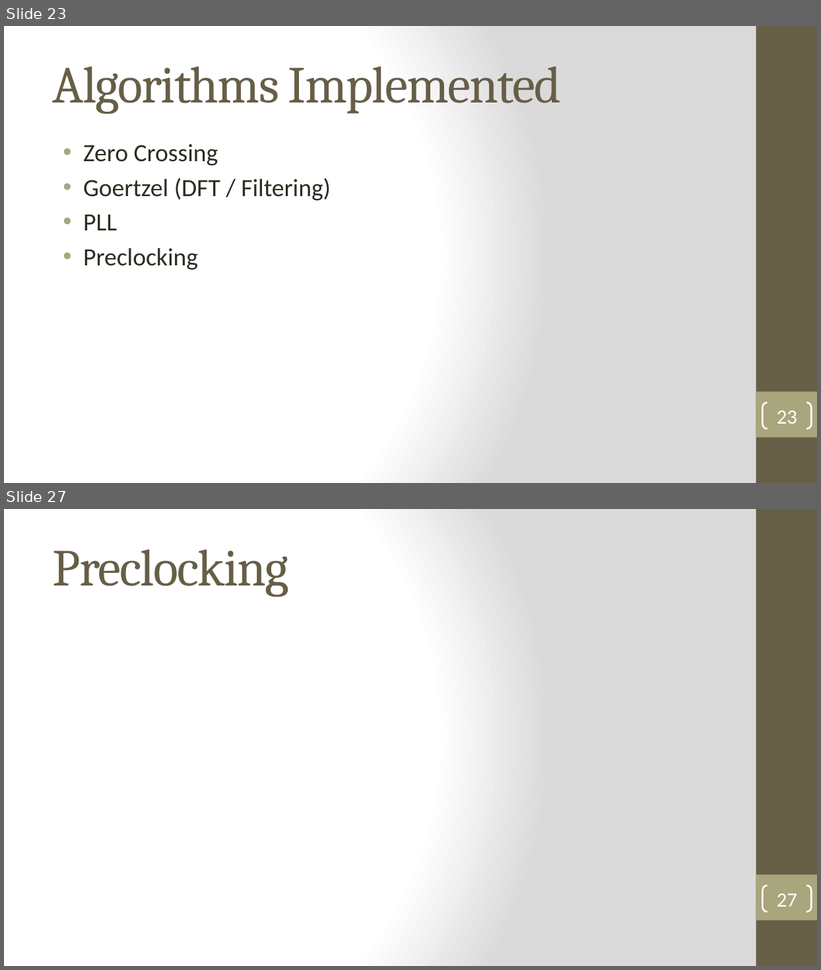
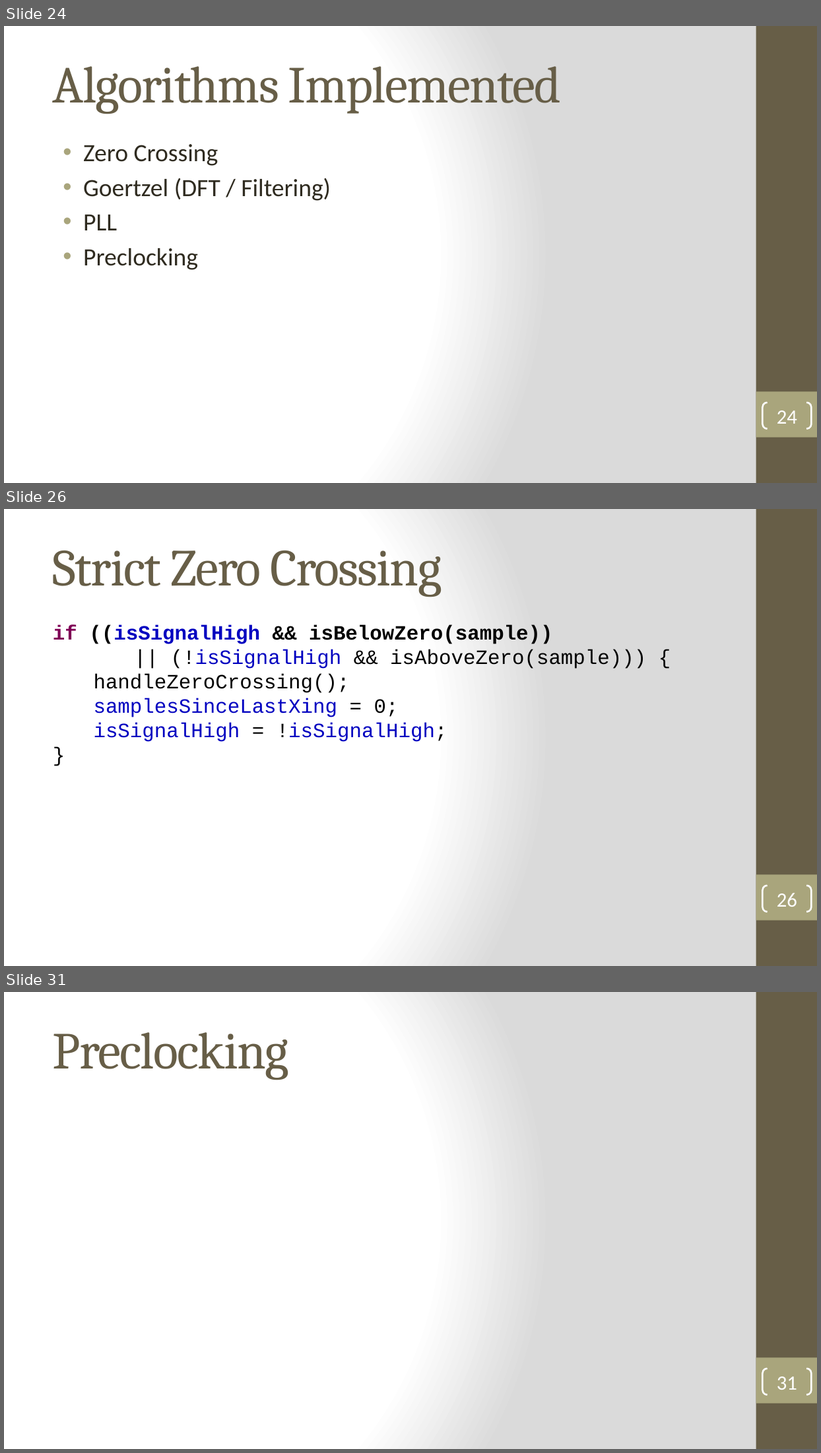
Before and after one commit to robbieford/RRXThesis, a slide deck: Thesis Defense.pptx. Shown one above the other, each under a label of ours: slides 23 and 27 before the commit, slides 24, 26 and 31 after it; the slides between them are not shown. The pictures are 821x970 and 821x1453 pixels, drawn with LibreOffice and Linux fonts; fonts in the diff are those of the drawing. Boxes give left, top, right and bottom in pixels: in the first picture for what was removed or moved away, otherwise in the second. Text is boxed around its words. In the diff, an @@ line names an element or a change of style, - is before the commit and + after.

```diff
--- a/Thesis Defense.pptx
+++ b/Thesis Defense.pptx
@@ slide 26 added at <box>4,509,817,966</box>, background gradient #FFFFFF to #DADADA; not listed: 2 template elements that a slide beside it also shows @@
@@ title added at <box>53,551,442,597</box>, 46 pt, text #675E47 @@
+Strict Zero Crossing
@@ text added at <box>53,625,646,742</box>, 18 pt, text #000000 @@
+if ((isSignalHigh && isBelowZero(sample))
+|| (!isSignalHigh && isAboveZero(sample))) {
+  handleZeroCrossing();
+  samplesSinceLastXing = 0;
+  isSignalHigh = !isSignalHigh;
+}
@@ page number added at <box>762,885,811,912</box>, outline #FFFFFF 1.5 pt, 18 pt, text #FFFFFF @@
+26
@@ what was slide 23 is now slide 24 @@
@@ page number at <box>777,411,797,424</box>: text changed @@
-23
+24
@@ what was slide 27 is now slide 31 @@
@@ page number at <box>777,1377,797,1390</box>: text changed @@
-27
+31
```
Also in this commit, not shown: 17 slides changed, 7 other slides added, 2 slides removed, 2 other files.
